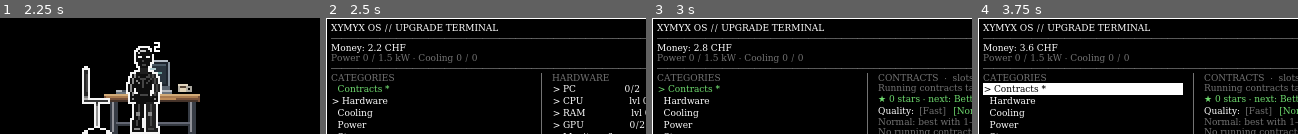
Above: before the commit, frames 1-4 (left to right).
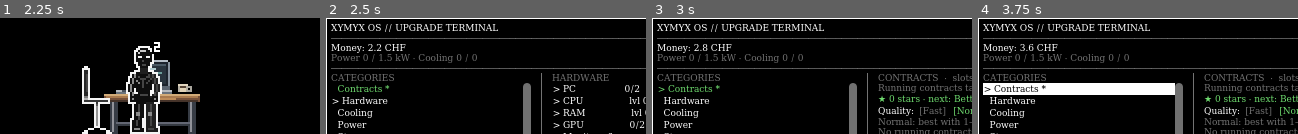
Above: after the commit, the same moments.

Repository: XYMYX/idle.exe
Game: Godot game, scene res://scenes/main.tscn
Two runs of this game, one before a commit and one after it. Both use one fixed random seed, a clock stepped at 60 frames per second and the inputs below.
Inputs (mouse positions are in pixels of both pictures, inside the frame that each line leads up to):
- Up to frame 1 (2.25 s): move the mouse to (230, 70) at 0.52 s; click (230, 70) at 0.67 s; tap Enter at 1.25 s; drag from (96, 81) to (144, 99) at 1.27 s; move the mouse to (192, 50) at 2.02 s; click (192, 50) at 2.17 s
- Up to frame 2 (2.5 s): no input
- Up to frame 3 (3 s): click "Contracts *" at 2.75 s
- Up to frame 4 (3.75 s): click "> Contracts *" at 3.5 s

Frame 1 is identical in both runs. In frame 2, 1.1% of the frame differs, in the area x 61-65%, y 56-100%; in frame 3, 1.1%; in frame 4, 1.1%.

Commit message:
Stage 13: locations with wall map

Diff:
--- a/i18n/translations.csv
+++ b/i18n/translations.csv
@@ -351,3 +351,11 @@
 Coding x1.5,Coding x1.5,Coden x1.5
 AI pair programmer,AI pair programmer,KI-Pair-Programmer
 Contracts 25 % faster,Contracts 25 % faster,Aufträge 25 % schneller
+Locations,Locations,Standorte
+Coworking space,Coworking space,Coworking-Platz
+Small office,Small office,Kleines Büro
+City office,City office,Stadtbüro
+Colocation data center,Colocation data center,Colocation-Rechenzentrum
+Tech campus,Tech campus,Tech-Campus
++%s CHF/s from the office,+%s CHF/s from the office,+%s CHF/s vom Standort
+Offices,Offices,Standorte
--- a/scripts/desk.gd
+++ b/scripts/desk.gd
@@ -25,6 +25,8 @@
 	{"tex": "res://art/keyboard_mech.png", "pos": Vector2(18, 24), "size": Vector2(16, 4), "needs": "keyboard"},
 	# Stage 10: certificates on the wall, one frame per learned skill (sheet with 5 frames)
 	{"tex": "res://art/certificates.png", "pos": Vector2(52, -6), "size": Vector2(10, 12), "needs": "", "skill_frames": true},
+	# Stage 13: wall map, one more lit dot per location (sheet with 5 frames)
+	{"tex": "res://art/world_map.png", "pos": Vector2(104, 6), "size": Vector2(14, 10), "needs": "", "location_frames": true},
 	# Right of the desk
 	{"tex": "res://art/rack.png", "pos": Vector2(63, 0), "size": Vector2(24, 48), "needs": "rack"},
 	{"tex": "res://art/rack_cooling.png", "pos": Vector2(63, 0), "size": Vector2(24, 48), "needs": "rack_cooling", "fps": 2.0},
@@ -172,6 +174,8 @@
 			continue
 		if part.get("skill_frames", false):
 			_draw_frame(part["tex"], part["pos"], part["size"], SkillData.learned_count(Game.skills) - 1)
+		elif part.get("location_frames", false):
+			_draw_frame(part["tex"], part["pos"], part["size"], Economy.location_count(Game.levels) - 1)
 		else:
 			_draw_sprite(part["tex"], part["pos"], part["size"], part.get("fps", 0.0))
 
@@ -272,6 +276,8 @@
 func _shown(part: Dictionary) -> bool:
 	if part.get("skill_frames", false):
 		return SkillData.learned_count(Game.skills) > 0
+	if part.get("location_frames", false):
+		return Economy.location_count(Game.levels) > 0
 	return Game.has(part["needs"]) and not (part.has("hide_if") and Game.has(part["hide_if"]))
 
 
--- a/scripts/economy.gd
+++ b/scripts/economy.gd
@@ -9,6 +9,7 @@
 ##   + Storage   sum storage  * network multiplier
 ##   + Software  sum software * network multiplier
 ##   + Mining    sum mining
+##   + Offices   sum office (stage 13: locations)
 ## Machines need power (kW) and produce heat: buying is only possible if enough
 ## power capacity (power_cap) and cooling (cool_cap) is free.
 
@@ -28,6 +29,7 @@
 	{"id": "automation", "name": "Automation", "requires": ["homeserver"]},
 	{"id": "homelab", "name": "Homelab", "requires": ["homeserver"]},
 	{"id": "security", "name": "Security", "requires": [], "requires_skill": {"skill": "pentesting", "level": 2}},
+	{"id": "locations", "name": "Locations", "requires": ["rack"]},
 ]
 
 ## Upgrades. Within a line (cat + line) the order is the build order:
@@ -35,7 +37,8 @@
 ## cost = price (if max > 1: cost * growth^level)
 ## fx   = effect per level: code_add, code_mult, storage, software, mining, net_mult, power_cap, cool_cap,
 ##        contract_speed (mult), auto_accept, auto_deliver, event_shield (flags, 1 = on),
-##        software_mult, star_mult (mult), ram_cap (GB), security / bounty (CHF/s, «security» income)
+##        software_mult, star_mult (mult), ram_cap (GB), security / bounty (CHF/s, «security» income),
+##        office (CHF/s, «office» income from locations)
 ## requires_skill = optional {skill, level} (stage 11: security business needs pentesting)
 ## uses: power (kW), heat, ram (GB) – buying needs enough free capacity of each
 ## uses = consumption per level: power (kW), heat
@@ -172,10 +175,25 @@
 		"fx": {"security": 30000.0}, "uses": {"power": 15.0, "heat": 20.0}, "requires_skill": {"skill": "pentesting", "level": 3}},
 	{"id": "sec_platform", "cat": "security", "line": "Security", "name": "Security platform", "cost": 1.2e9,
 		"fx": {"security": 160000.0}, "uses": {"power": 60.0, "heat": 80.0}, "requires_skill": {"skill": "pentesting", "level": 3}},
+
+	# --- Locations (stage 13: more room = capacity, plus income from the team there) ---
+	{"id": "coworking", "cat": "locations", "line": "Locations", "name": "Coworking space", "cost": 500000.0,
+		"fx": {"power_cap": 5.0, "cool_cap": 5.0, "office": 100.0}},
+	{"id": "office_small", "cat": "locations", "line": "Locations", "name": "Small office", "cost": 5.0e6,
+		"fx": {"power_cap": 15.0, "cool_cap": 20.0, "ram_cap": 16.0, "office": 800.0}},
+	{"id": "office_city", "cat": "locations", "line": "Locations", "name": "City office", "cost": 50.0e6,
+		"fx": {"power_cap": 40.0, "cool_cap": 50.0, "ram_cap": 32.0, "office": 7000.0}},
+	{"id": "colocation", "cat": "locations", "line": "Locations", "name": "Colocation data center", "cost": 400.0e6,
+		"fx": {"power_cap": 120.0, "cool_cap": 150.0, "ram_cap": 64.0, "office": 50000.0}},
+	{"id": "campus", "cat": "locations", "line": "Locations", "name": "Tech campus", "cost": 3.0e9,
+		"fx": {"power_cap": 250.0, "cool_cap": 300.0, "ram_cap": 128.0, "office": 300000.0}},
 ]
 
+## Locations in build order (for the wall map: one more dot per location).
+const LOCATIONS := ["coworking", "office_small", "office_city", "colocation", "campus"]
+
 const FX_ADD := ["code_add", "storage", "software", "mining", "power_cap", "cool_cap",
-	"auto_accept", "auto_deliver", "event_shield", "ram_cap", "security", "bounty"]
+	"auto_accept", "auto_deliver", "event_shield", "ram_cap", "security", "bounty", "office"]
 const FX_MULT := ["code_mult", "net_mult", "contract_speed", "software_mult", "star_mult"]
 
 static var _index := {}
@@ -221,6 +239,14 @@
 	return out
 
 
+static func location_count(levels: Dictionary) -> int:
+	var n := 0
+	for id: String in LOCATIONS:
+		if int(levels.get(id, 0)) > 0:
+			n += 1
+	return n
+
+
 static func max_level(u: Dictionary) -> int:
 	return int(u.get("max", 1))
 
@@ -247,7 +273,8 @@
 		"power_cap": BASE_POWER, "cool_cap": BASE_COOL,
 		"code_mult": 1.0, "net_mult": 1.0, "power": 0.0, "heat": 0.0,
 		"contract_speed": 1.0, "auto_accept": 0.0, "auto_deliver": 0.0, "event_shield": 0.0,
-		"software_mult": 1.0, "star_mult": 1.0, "ram_cap": 0.0, "ram": 0.0, "security": 0.0, "bounty": 0.0}
+		"software_mult": 1.0, "star_mult": 1.0, "ram_cap": 0.0, "ram": 0.0, "security": 0.0, "bounty": 0.0,
+		"office": 0.0}
 	for u: Dictionary in UPGRADES:
 		var lv: int = levels.get(u["id"], 0)
 		if lv <= 0:
@@ -272,8 +299,9 @@
 	var software: float = t["software"] * t["net_mult"] * t["software_mult"]
 	var mining: float = t["mining"]
 	var security: float = t["security"] + t["bounty"]
+	var office: float = t["office"]
 	return {"code": code, "storage": storage, "software": software, "mining": mining, "security": security,
-		"total": code + storage + software + mining + security}
+		"office": office, "total": code + storage + software + mining + security + office}
 
 
 static func category_unlocked(cat_id: String, levels: Dictionary, skills: Dictionary = {}) -> bool:
@@ -357,6 +385,7 @@
 			"cool_cap": parts.append(tx("+%s cooling") % _num(v))
 			"security": parts.append(tx("+%s CHF/s security subscriptions") % BigNum.format_chf(v))
 			"bounty": parts.append(tx("+%s CHF/s bug bounties") % BigNum.format_chf(v))
+			"office": parts.append(tx("+%s CHF/s from the office") % BigNum.format_chf(v))
 			"contract_speed": parts.append(tx("Contracts %s") % _mult(v))
 			"auto_accept": parts.append(tx("Free slots take the best offer"))
 			"auto_deliver": parts.append(tx("Finished contracts deliver themselves"))
--- a/scripts/event_data.gd
+++ b/scripts/event_data.gd
@@ -96,7 +96,7 @@
 ]
 
 const TARGET_NAMES := {"total": "Everything", "code": "Coding", "storage": "Storage",
-	"software": "Subscriptions", "mining": "Mining", "security": "Security"}
+	"software": "Subscriptions", "mining": "Mining", "security": "Security", "office": "Offices"}
 
 
 ## Factor as text: 2 -> «x2», 1.25 -> «x1.25»
--- a/scripts/game.gd
+++ b/scripts/game.gd
@@ -245,13 +245,14 @@
 
 
 func _apply_buffs() -> void:
-	var m := {"total": 1.0, "code": 1.0, "storage": 1.0, "software": 1.0, "mining": 1.0, "security": 1.0}
+	var m := {"total": 1.0, "code": 1.0, "storage": 1.0, "software": 1.0, "mining": 1.0, "security": 1.0,
+		"office": 1.0}
 	for b: Dictionary in buffs:
 		if m.has(b["target"]):
 			m[b["target"]] *= float(b["mult"])
 	_buffed_total = (_income["code"] * m["code"] + _income["storage"] * m["storage"]
 		+ _income["software"] * m["software"] + _income["mining"] * m["mining"]
-		+ _income["security"] * m["security"]) * m["total"]
+		+ _income["security"] * m["security"] + _income["office"] * m["office"]) * m["total"]
 	_code_now = _income["code"] * m["code"] * m["total"]
 
 
--- a/scripts/progress.gd
+++ b/scripts/progress.gd
@@ -161,5 +161,7 @@
 	# Stage 11: security business, boosted by pentesting and the security specialization
 	var security: float = inc["security"] * m * float(skill_fx.get("security_income", 1.0)) \
 		* (1.5 if spec == "security" else 1.0)
+	# Stage 13: income from the team at the locations
+	var office: float = inc["office"] * m
 	return {"code": code, "storage": storage, "software": software, "mining": mining, "security": security,
-		"total": code + storage + software + mining + security}
+		"office": office, "total": code + storage + software + mining + security + office}
Binary file changed: i18n/translations.de.translation
Binary file changed: i18n/translations.en.translation
Not shown, changed: docs/DESIGN.md
